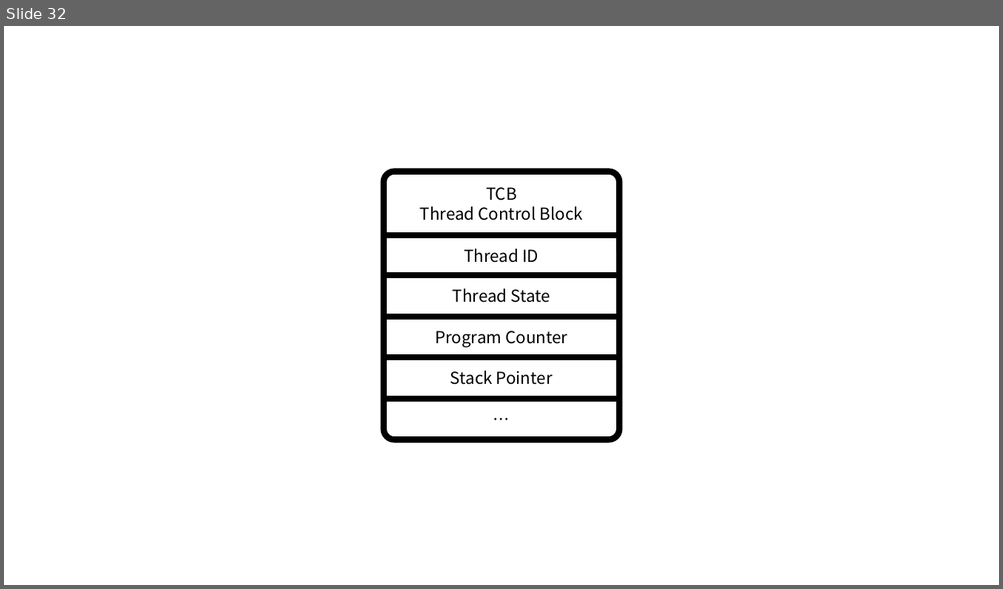
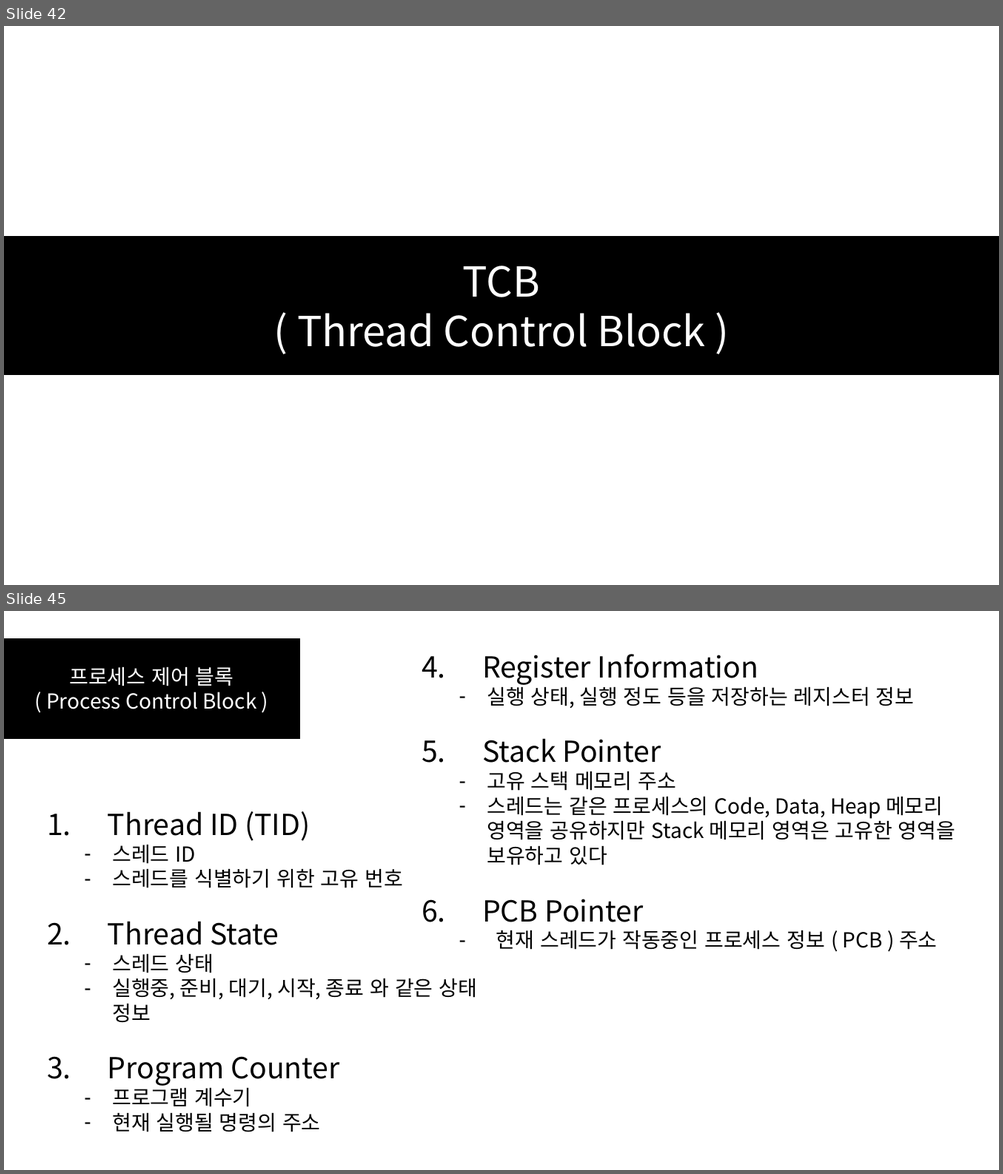
Before and after one commit to SEH00N/SDLU, a slide deck: ServerLecture/PT/3강 멀티스레딩 이론.pptx. Shown one above the other, each under a label of ours: slide 32 before the commit, slides 42 and 45 after it; the slides between them are not shown. The pictures are 1003x589 and 1003x1174 pixels, drawn with LibreOffice and Linux fonts; fonts in the diff are those of the drawing. Boxes give left, top, right and bottom in pixels: in the first picture for what was removed or moved away, otherwise in the second. Text is boxed around its words. In the diff, an @@ line names an element or a change of style, - is before the commit and + after.

Commit message:
멀티스레딩 이론 마무리

```diff
--- a/ServerLecture/PT/3강 멀티스레딩 이론.pptx
+++ b/ServerLecture/PT/3강 멀티스레딩 이론.pptx
@@ slide 45 added at box(4, 611, 999, 1170), background #FFFFFF @@
@@ rectangle added at box(4, 638, 299, 738), fill #000000, outline #000000 1 pt, 20 pt, text #FFFFFF @@
+프로세스 제어 블록
+( Process Control Block )
@@ text added at box(482, 654, 955, 950), 20 pt, text #000000 @@
+4. Register Information
+  – 실행 상태, 실행 정도 등을 저장하는 레지스터 정보
+5. Stack Pointer
+  – 고유 스택 메모리 주소
+  – 스레드는 같은 프로세스의 Code, Data, Heap 메모리 영역을 공유하지만 Stack 메모리 영역은 고유한 영역을 보유하고 있다
+6. PCB Pointer
+  – 현재 스레드가 작동중인 프로세스 정보 ( PCB ) 주소
@@ text added at box(108, 812, 477, 1133), 20 pt, text #000000 @@
+1. Thread ID (TID)
+  – 스레드 ID
+  – 스레드를 식별하기 위한 고유 번호
+2. Thread State
+  – 스레드 상태
+  – 실행중, 준비, 대기, 시작, 종료 와 같은 상태 정보
+3. Program Counter
+  – 프로그램 계수기
+  – 현재 실행될 명령의 주소
@@ what was slide 32 is now slide 42 @@
@@ slide 42 changed as well @@
@@ rectangle "TCB": place and size @@
-rectangle "TCB" at box(420, 187, 583, 221)
+rectangle "TCB" at box(4, 236, 999, 375)
@@ rectangle "TCB" at box(4, 236, 999, 375): fill none to #000000; outline none to #000000 1 pt @@
@@ text in rectangle at box(463, 266, 540, 298): size 16 to 40 pt, text colour #000000 to #FFFFFF in "TCB" @@
@@ text in rectangle at box(297, 313, 706, 347): text changed; size 16 to 40 pt; text colour #000000 to #FFFFFF @@
-Thread Control Block
+( Thread Control Block )
@@ group removed at box(384, 172, 620, 440): 5 texts, 4 lines, 1 rounded rectangle @@
-Thread ID
-Thread State
-Program Counter
-Stack Pointer
-…
```
Also in this commit, not shown: 27 other slides added, 7 other files.
